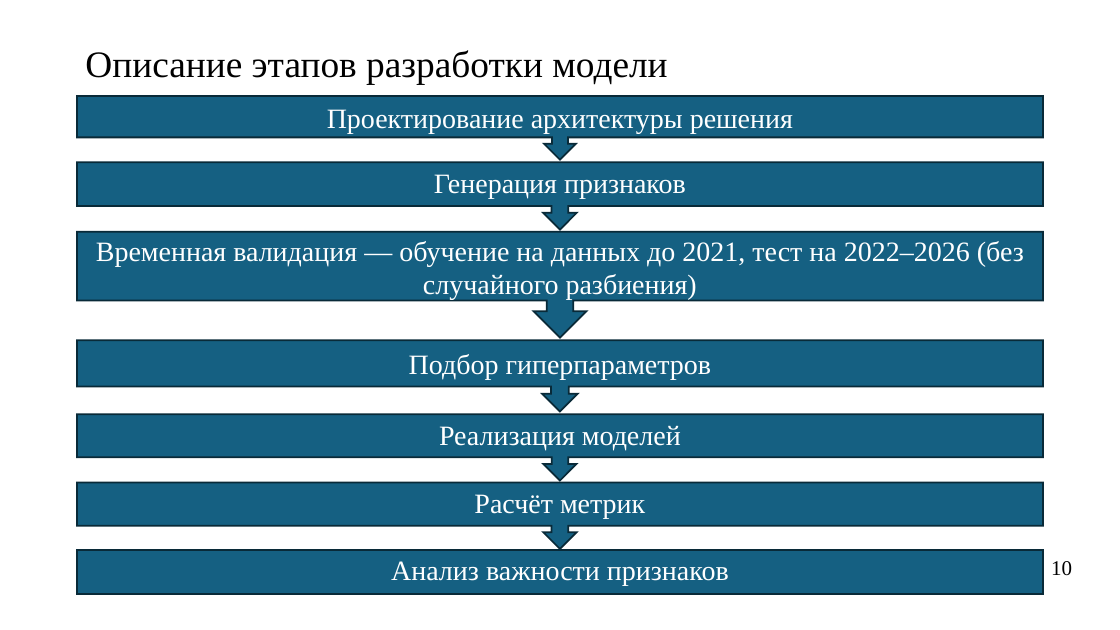
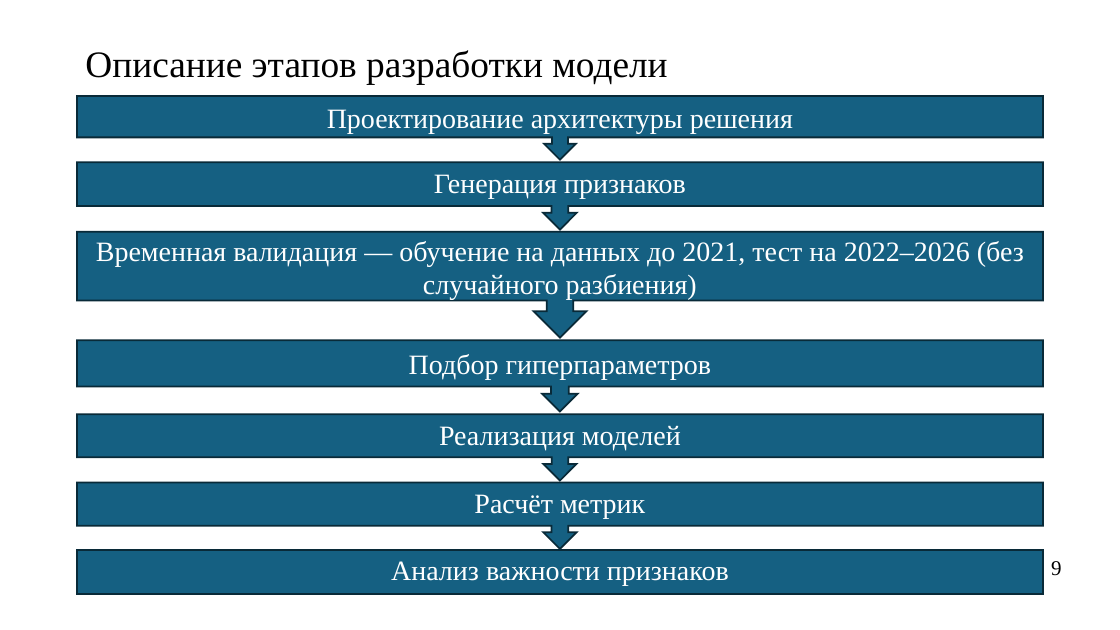
Before and after one commit to Kirill010/RTU-MIREA, a slide deck: slide 9 of 4 курс/8 семестр/Преддипломная практика/010304_22И1429_Ким_КС_презентация_предзащита.pptx (slide 10 before the commit). Drawn at 1120x630 pixels with LibreOffice and Linux fonts; fonts in the diff are those of the drawing. Boxes give left, top, right and bottom in pixels: in the first picture for what was removed or moved away, otherwise in the second. Text is boxed around its words. In the diff, an @@ line names an element or a change of style, - is before the commit and + after.

```diff
--- a/4 курс/8 семестр/Преддипломная практика/010304_22И1429_Ким_КС_презентация_предзащита.pptx
+++ b/4 курс/8 семестр/Преддипломная практика/010304_22И1429_Ким_КС_презентация_предзащита.pptx
@@ text at (1051,561,1061,576): text changed @@
-10
+9
```
Also in this commit, not shown: 6 other slides changed, 4 other files.
